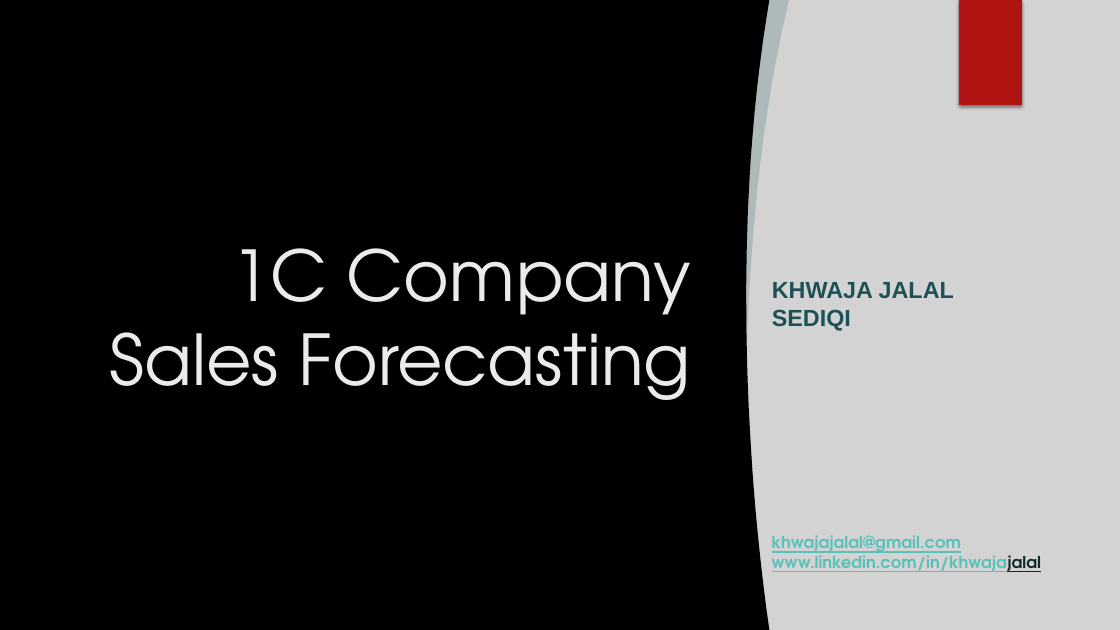
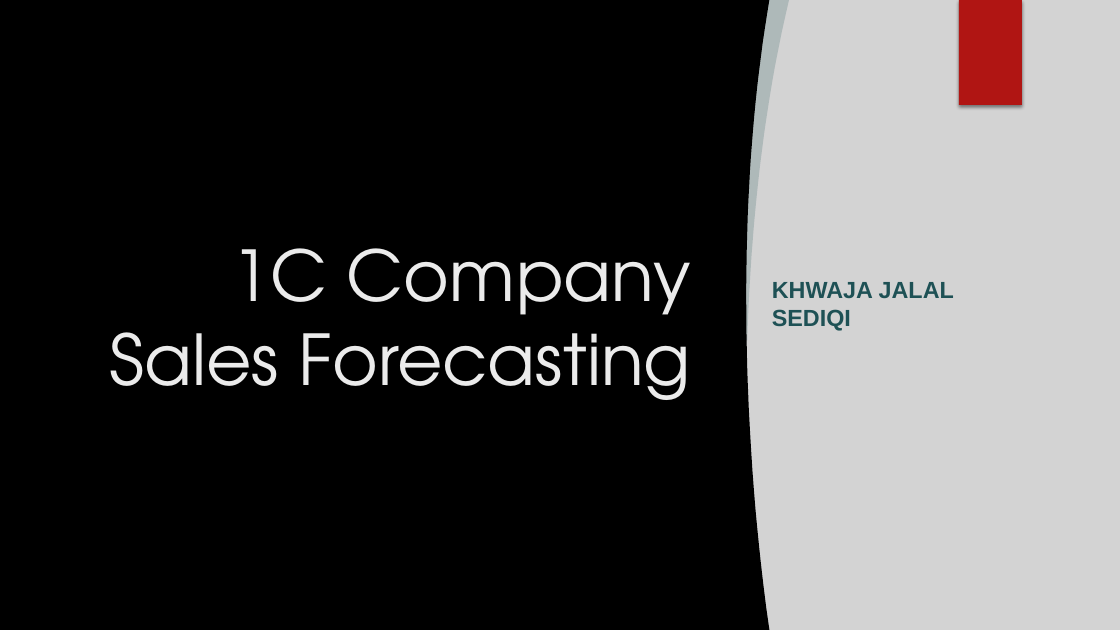
Before and after one commit to khwajajalal/Capstone4-Sales-Prediction, a slide deck: slide 1 of Sales Forecasting.pptx. Drawn at 1120x630 pixels with LibreOffice and Linux fonts; fonts in the diff are those of the drawing; background and template pictures are left out. Boxes give left, top, right and bottom in pixels: in the first picture for what was removed or moved away, otherwise in the second. Text is boxed around its words. In the diff, an @@ line names an element or a change of style, - is before the commit and + after.

```diff
--- a/Sales Forecasting.pptx
+++ b/Sales Forecasting.pptx
@@ text removed at [772,535,1041,572] @@
-khwajajalal@gmail.com
-www.linkedin.com/in/khwajajalal
```
Also in this commit, not shown: 3 other slides changed, 1 slide added.
